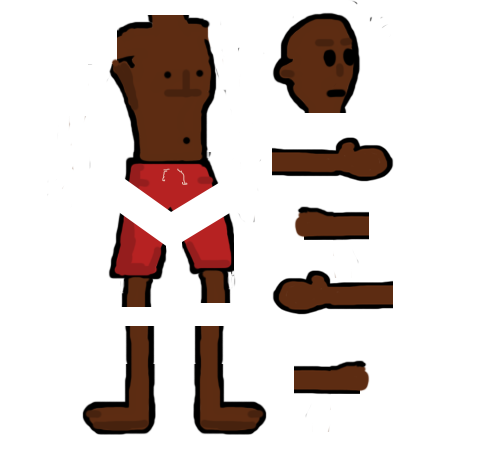
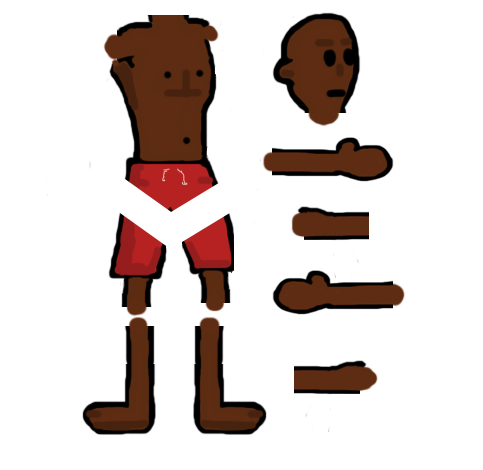
Two versions of the same layered image (483 × 470). Layer-by-layer changes:
painted on "Torso" over [left=57, top=0, right=405, bottom=391]
painted on "ThighRight" over [left=229, top=213, right=255, bottom=288]
